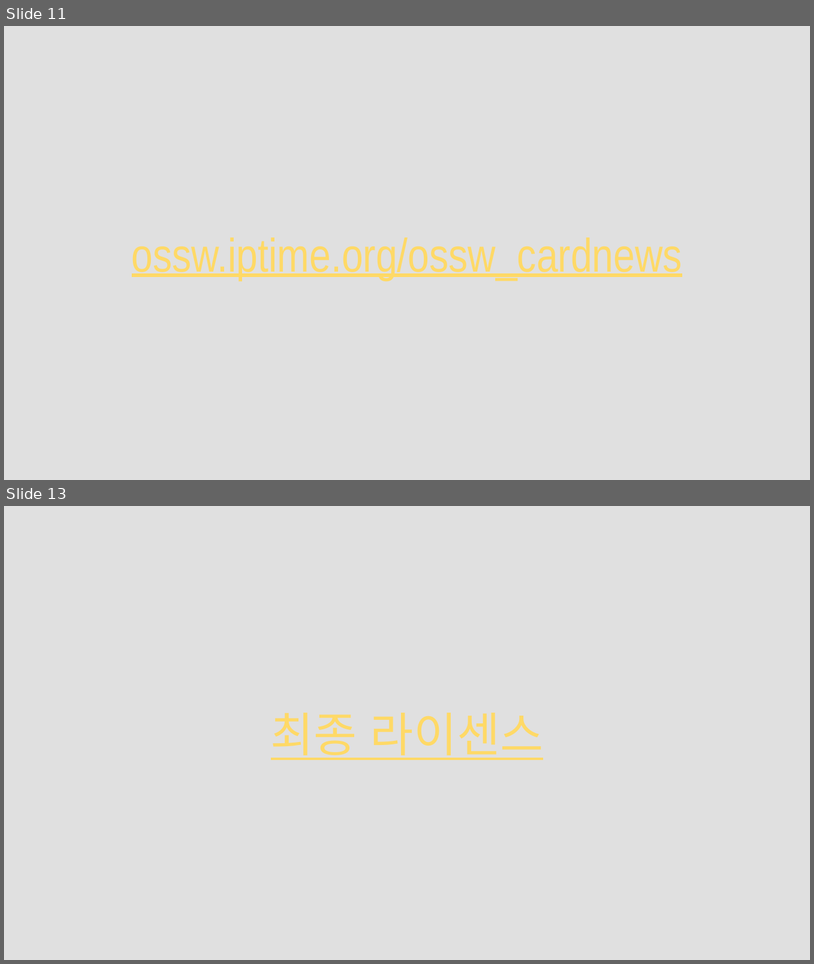
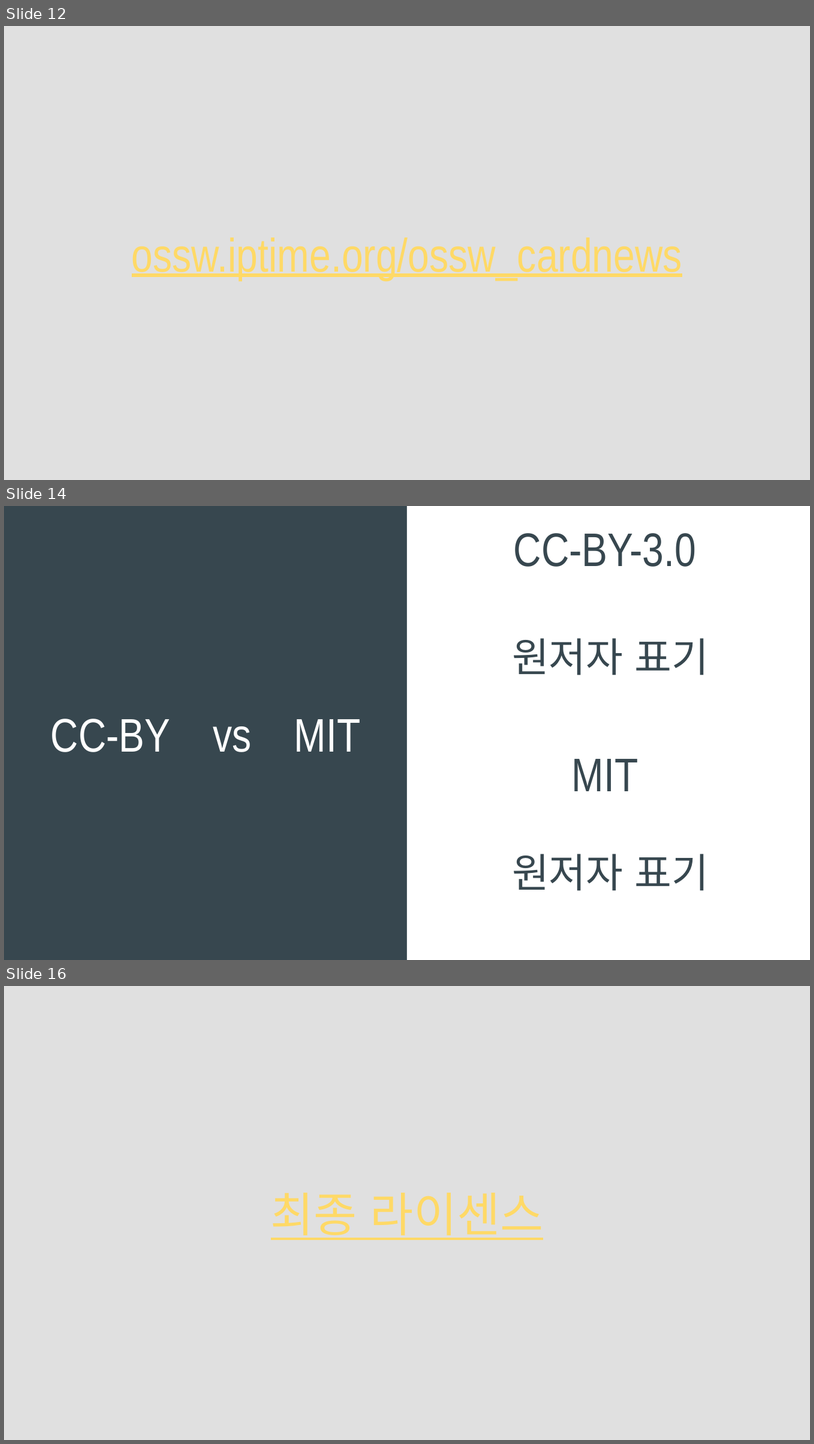
Before and after one commit to jangseokgyu/ossw_cardnews, a slide deck: OSSW-PPT.pptx. Shown one above the other, each under a label of ours: slides 11 and 13 before the commit, slides 12, 14 and 16 after it; the slides between them are not shown. The pictures are 814x964 and 814x1444 pixels, drawn with LibreOffice and Linux fonts; fonts in the diff are those of the drawing. Boxes give left, top, right and bottom in pixels: in the first picture for what was removed or moved away, otherwise in the second. Text is boxed around its words. In the diff, an @@ line names an element or a change of style, - is before the commit and + after.

```diff
--- a/OSSW-PPT.pptx
+++ b/OSSW-PPT.pptx
@@ slide 14 added at (4,506,810,960), background #37474F @@
@@ rectangle added at (407,506,810,959), fill #FFFFFF @@
@@ title added at (514,533,708,567), 42 pt, text #37474F @@
+CC-BY-3.0t
@@ title added at (512,638,709,675), 36 pt, text #37474F @@
+원저자 표기
@@ title added at (51,718,361,752), 42 pt, text #FFFFFF @@
+CC-BY vs MIT
@@ title added at (572,759,650,791), 42 pt, text #37474F @@
+MITt
@@ title added at (512,853,709,891), 36 pt, text #37474F @@
+원저자 표기
@@ rectangle added at (432,881,492,928), fill #FFFFFF @@
@@ what was slide 11 is now slide 12 @@
@@ what was slide 13 is now slide 16 @@
```
Also in this commit, not shown: 3 slides changed, 3 other slides added, 1 slide removed, 1 other file.
